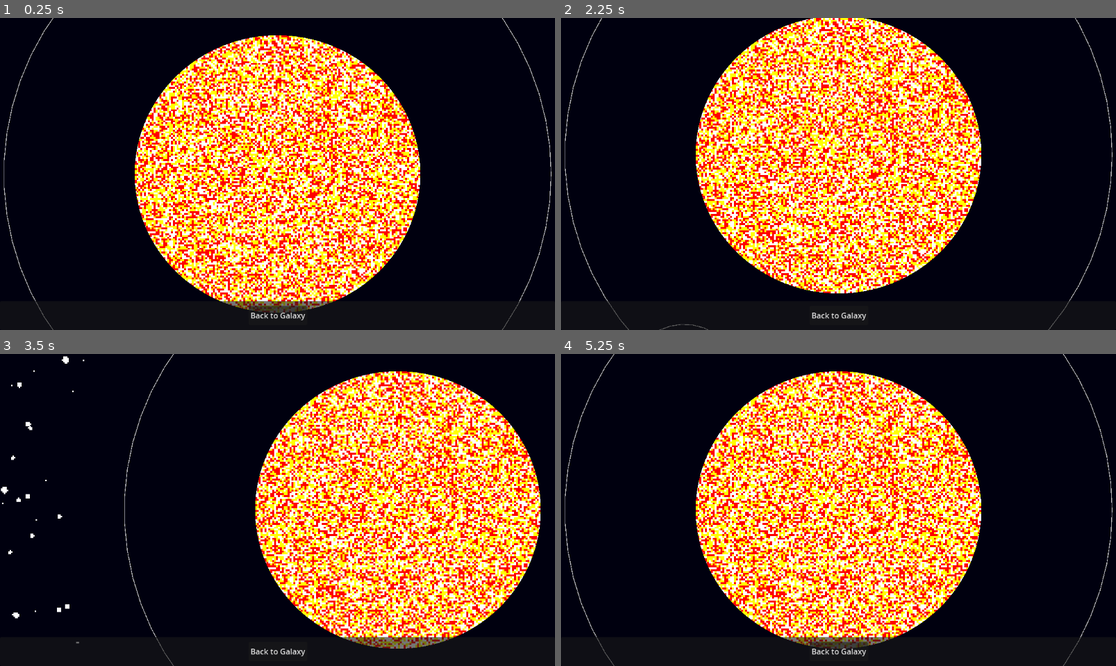
Above: before the commit, frames 1-4 (two rows, left to right).
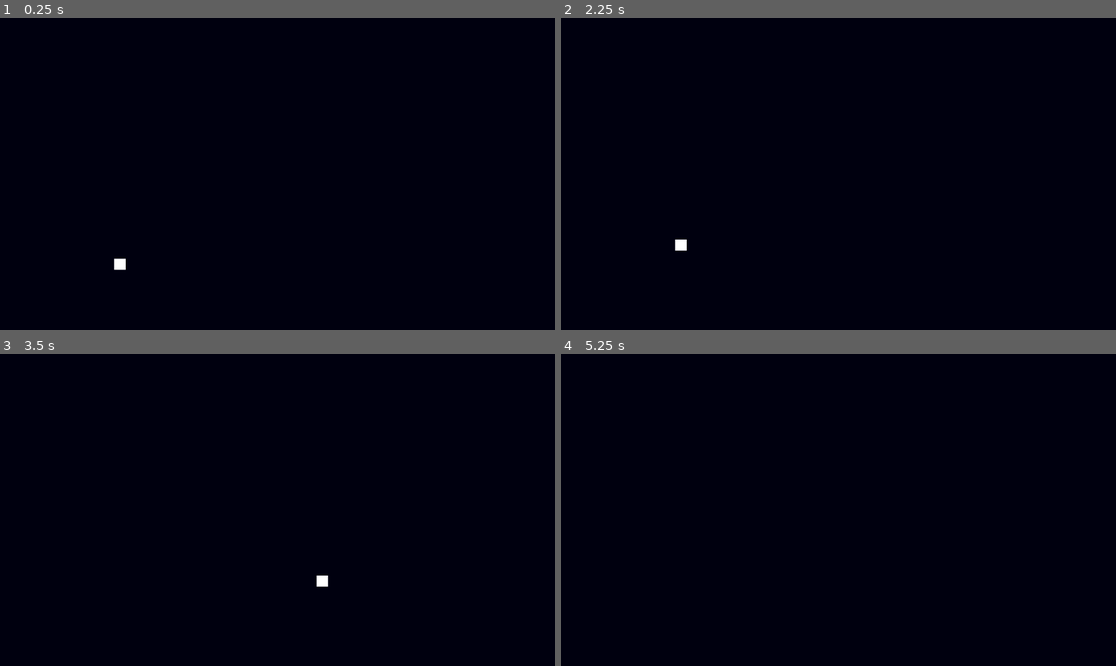
Above: after the commit, the same moments.

Repository: indifferenteye/hegswarm
Game: Godot game, scene res://scenes/galaxy.tscn
Two runs of this game, one before a commit and one after it. Both use one fixed random seed, a clock stepped at 60 frames per second and the inputs below.
Inputs (mouse positions are in pixels of both pictures, inside the frame that each line leads up to):
- Up to frame 1 (0.25 s): no input
- Up to frame 2 (2.25 s): click (838, 314) at 0.5 s, where only the run before the commit has a clickable "Back to Galaxy"; tap Enter at 1.25 s; move the mouse to (1049, 245) at 1.27 s; hold Space (toggle_star_system) 1.28-2.03 s; click (1049, 245) at 1.42 s; move the mouse to (727, 189) at 2.02 s; tap S (camera_move_down) at 2.1 s; click (727, 189) at 2.17 s
- Up to frame 3 (3.5 s): tap Space (toggle_star_system) at 2.3, 3.05 s; tap Enter at 2.75 s; move the mouse to (488, 581) at 2.77 s; hold A (camera_move_left) from 2.78 s (still down); click (488, 581) at 2.92 s
- Up to frame 4 (5.25 s): move the mouse to (810, 572) at 3.52 s; release A (camera_move_left) at 3.53 s; tap D (camera_move_right) at 3.6 s; click (810, 572) at 3.67 s; tap Space (toggle_star_system) at 3.8, 4.25, 4.55, 5.1 s; move the mouse to (1049, 581) at 4.27 s; hold W (camera_move_up) 4.28-5.03 s; click (1049, 581) at 4.42 s; move the mouse to (1049, 662) at 5.02 s; click (1049, 662) at 5.17 s

The runs differ from the first frame. In frame 1, 37% of the frame differs, in the area x 0-100%, y 0-100%; in frame 2, 37%; in frame 3, 37%; in frame 4, 37%.
Error after the commit: Parse Error: Class "DroneManager" hides an autoload singleton. (res://scripts/world/drone_manager.gd:3)

Commit message:
Add drone manager autoload

Diff:
--- a/project.godot
+++ b/project.godot
@@ -18,6 +18,7 @@
 [autoload]
 
 Globals="*res://scripts/world/globals.gd"
+DroneManager="*res://scripts/world/drone_manager.gd"
 
 [input]
 
--- a/scripts/entities/star.gd
+++ b/scripts/entities/star.gd
@@ -14,22 +14,12 @@
 ## Handles mouse input on the star. When the player left-clicks the star, the
 ## scene changes to the star system view.
 func _update_star_counts() -> void:
-    var counts: Dictionary = {}
-    for d in get_tree().get_nodes_in_group("galaxy_drone"):
-        if "belongs_to_star_seed" in d:
-            var s = d.belongs_to_star_seed
-            if not counts.has(s):
-                counts[s] = {}
-            var t_counts: Dictionary = counts[s]
-            var t := Globals.GALAXY_DRONE_SCENE_PATH
-            t_counts[t] = t_counts.get(t, 0) + 1
-            counts[s] = t_counts
-    Globals.star_drone_counts = counts
+    DroneManager.record_star_drones(self)
 
 func _on_star_clicked(event: InputEvent) -> void:
     _update_star_counts()
     var drones := get_tree().get_nodes_in_group("galaxy_drone")
-    var counts  = Globals.star_drone_counts.get(seed, {})
+    var counts  = DroneManager.star_drone_counts.get(seed, {})
     var near_count : int = counts.get(Globals.GALAXY_DRONE_SCENE_PATH, 0)
     var first_near_drone: Node2D = null
     for d in drones:
--- /dev/null
+++ b/scripts/world/drone_manager.gd
@@ -0,0 +1,124 @@
+extends Node
+
+class_name DroneManager
+
+##
+## Maintains drone counts and positions between scenes.
+## Scenes should call the record_* functions when exiting and the
+## spawn_* counterparts when entering so drones persist across
+## galaxy, star system and space scenes.
+##
+
+var system_drone_positions: Array = []
+var star_drone_counts: Dictionary = {}
+var space_drone_positions: Array = []
+
+const PathLine = preload("res://scripts/utils/path_line.gd")
+
+func record_space_drones(space_node: Node2D) -> void:
+    var BeltManager = preload("res://scripts/utils/belt_manager.gd")
+    BeltManager.record_belt_state(space_node, space_node.drone_scene)
+    var positions: Array = []
+    for d in space_node.get_tree().get_nodes_in_group("drone"):
+        positions.append(Globals.space_origin + d.position / 10)
+    system_drone_positions = positions
+
+func spawn_space_drones(space_node: Node2D) -> void:
+    if space_node.drone_scene == null:
+        return
+    var belt_seed := Globals.space_belt_seed
+    var key := str(Globals.star_seed) + "_" + str(belt_seed)
+    var drone_positions := space_drone_positions.duplicate()
+    var counts: Dictionary = Globals.belt_drones.get(key, {})
+    for scene_path in counts.keys():
+        var scene := load(scene_path)
+        if scene == null:
+            continue
+        for i in range(int(counts[scene_path])):
+            var d: Node2D = scene.instantiate()
+            space_node.add_child(d)
+            var pos := Vector2.ZERO
+            if drone_positions.size() > 0:
+                pos = drone_positions.pop_front() * 10
+            d.position = pos
+            d.scale *= 10
+            d.add_to_group("drone")
+            d.set_meta("scene_path", scene_path)
+            if "cluster_scene" in d and "material_cluster_scene" in space_node:
+                d.cluster_scene = space_node.material_cluster_scene
+    for pos in drone_positions:
+        var d: Node2D = space_node.drone_scene.instantiate()
+        space_node.add_child(d)
+        d.position = pos * 10
+        d.scale *= 10
+        d.add_to_group("drone")
+        d.set_meta("scene_path", space_node.drone_scene.resource_path)
+        if "cluster_scene" in d and "material_cluster_scene" in space_node:
+            d.cluster_scene = space_node.material_cluster_scene
+    space_drone_positions = []
+
+func record_star_drones(source: Node) -> void:
+    if source.has_method("get_drones"):
+        var count := 0
+        for d in source.get_drones():
+            count += 1
+        var star_counts: Dictionary = star_drone_counts.get(Globals.star_seed, {})
+        star_counts[Globals.GALAXY_DRONE_SCENE_PATH] = count
+        star_drone_counts[Globals.star_seed] = star_counts
+        return
+    var counts: Dictionary = {}
+    for d in source.get_tree().get_nodes_in_group("galaxy_drone"):
+        if not ("belongs_to_star_seed" in d):
+            continue
+        var seed = d.belongs_to_star_seed
+        if not counts.has(seed):
+            counts[seed] = {}
+        var type_counts: Dictionary = counts[seed]
+        var t := Globals.GALAXY_DRONE_SCENE_PATH
+        type_counts[t] = type_counts.get(t, 0) + 1
+        counts[seed] = type_counts
+    star_drone_counts = counts
+
+func spawn_star_drones(manager: Node) -> void:
+    if not manager.has_method("drone_scene"):
+        return
+    var drone_scene = manager.drone_scene
+    var planets = manager.planets
+    if drone_scene == null or planets.is_empty():
+        return
+    manager.path_lines.clear()
+    if system_drone_positions.size() > 0:
+        for pos in system_drone_positions:
+            var d: Node2D = drone_scene.instantiate()
+            manager.add_child(d)
+            d.add_to_group("drone")
+            d.set_meta("scene_path", drone_scene.resource_path)
+            d.position = pos
+            manager.drones.append(d)
+            manager.drone_targets.append(d.position)
+            var line: Node2D = PathLine.new()
+            line.set_as_top_level(true)
+            line.visible = false
+            manager.add_child(line)
+            manager.path_lines.append(line)
+        system_drone_positions = []
+        Globals.entering_drone_count = 0
+        return
+    var count := Globals.entering_drone_count
+    if count <= 0:
+        return
+    for i in range(count):
+        var d: Node2D = drone_scene.instantiate()
+        manager.add_child(d)
+        d.add_to_group("drone")
+        d.set_meta("scene_path", drone_scene.resource_path)
+        var planet: Node2D = planets[manager.rng.randi_range(0, planets.size() - 1)]
+        d.position = planet.position + Vector2(20, 0).rotated(manager.rng.randf() * TAU)
+        manager.drones.append(d)
+        manager.drone_targets.append(d.position)
+        var line: Node2D = PathLine.new()
+        line.set_as_top_level(true)
+        line.visible = false
+        manager.add_child(line)
+        manager.path_lines.append(line)
+    Globals.entering_drone_count = 0
--- a/scripts/world/globals.gd
+++ b/scripts/world/globals.gd
@@ -14,22 +14,16 @@
 const GALAXY_DRONE_SCENE_PATH := "res://assets/drones/galaxy_drone.tscn"
 ## Number of drones that should spawn in the next opened star system.
 var entering_drone_count: int = 0
-## Mapping from star seeds to dictionaries storing drone type counts.
-var star_drone_counts: Dictionary = {}
 ## Positions of asteroids passed to the space scene.
 var space_asteroid_positions: Array = []
 ## Seeds of asteroids passed to the space scene.
 var space_asteroid_seeds: Array = []
-## Relative positions of drones passed to the space scene.
-var space_drone_positions: Array = []
 ## Position where the galaxy drone should reappear when returning from a star system.
 var galaxy_drone_position: Vector2 = Vector2.ZERO
 ## Number of drones that should reappear in the galaxy scene.
 var returning_drone_count: int = 0
 ## Star-system coordinates of the asteroid clicked to open the space scene.
 var space_origin: Vector2 = Vector2.ZERO
-## Absolute positions of drones to restore when returning from the space scene.
-var system_drone_positions: Array = []
 ## Path to the space scene file.
 const SPACE_SCENE_PATH := "res://scenes/space.tscn"
 
--- a/scripts/world/space.gd
+++ b/scripts/world/space.gd
@@ -46,34 +46,7 @@
     Globals.space_asteroid_positions = []
     Globals.space_asteroid_seeds = []
 
-    var drone_positions := Globals.space_drone_positions
-    var counts: Dictionary = Globals.belt_drones.get(key, {})
-    for scene_path in counts.keys():
-        var scene := load(scene_path)
-        if scene == null:
-            continue
-        for i in range(int(counts[scene_path])):
-            var d: Node2D = scene.instantiate()
-            add_child(d)
-            var pos := Vector2.ZERO
-            if drone_positions.size() > 0:
-                pos = drone_positions.pop_front() * 10
-            d.position = pos
-            d.scale *= 10
-            d.add_to_group("drone")
-            d.set_meta("scene_path", scene_path)
-            if "cluster_scene" in d:
-                d.cluster_scene = material_cluster_scene
-    for pos in drone_positions:
-        var d: Node2D = drone_scene.instantiate()
-        add_child(d)
-        d.position = pos * 10
-        d.scale *= 10
-        d.add_to_group("drone")
-        d.set_meta("scene_path", drone_scene.resource_path)
-        if "cluster_scene" in d:
-            d.cluster_scene = material_cluster_scene
-    Globals.space_drone_positions = []
+    DroneManager.spawn_space_drones(self)
 
 
 func _draw() -> void:
@@ -195,8 +168,4 @@
     Globals.belt_mining_percent[key] = clamp(mined, 0.0, 1.0)
 
 func _save_system_drone_positions() -> void:
-    BeltManager.record_belt_state(self, drone_scene)
-    var positions: Array = []
-    for d in get_tree().get_nodes_in_group("drone"):
-        positions.append(Globals.space_origin + d.position / 10)
-    Globals.system_drone_positions = positions
+    DroneManager.record_space_drones(self)
--- a/scripts/world/star_system.gd
+++ b/scripts/world/star_system.gd
@@ -187,7 +187,7 @@
     for d in drone_manager.get_drones():
         if d.global_position.distance_to(click_pos) <= asteroid_load_radius:
             drone_positions.append(d.global_position - click_pos)
-    Globals.space_drone_positions = drone_positions
+    DroneManager.space_drone_positions = drone_positions
 
     get_tree().change_scene_to_file(Globals.SPACE_SCENE_PATH)
 
@@ -199,9 +199,7 @@
             for d in drone_manager.get_drones():
                 count += 1
         Globals.returning_drone_count = count
-        var star_counts: Dictionary = Globals.star_drone_counts.get(Globals.star_seed, {})
-        star_counts[Globals.GALAXY_DRONE_SCENE_PATH] = count
-        Globals.star_drone_counts[Globals.star_seed] = star_counts
+        DroneManager.record_star_drones(drone_manager)
         get_tree().change_scene_to_file(Globals.GALAXY_SCENE_PATH)
     elif event is InputEventMouseButton:
         if event.button_index == MOUSE_BUTTON_LEFT:
@@ -230,16 +228,11 @@
 
 
 ## Saves the current number of drones in this star system to
-## `Globals.star_drone_counts` so they can be respawned later.
+## `DroneManager.star_drone_counts` so they can be respawned later.
 func _record_star_system_drones() -> void:
     if drone_manager == null:
         return
-    var count := 0
-    for d in drone_manager.get_drones():
-        count += 1
-    var star_counts: Dictionary = Globals.star_drone_counts.get(Globals.star_seed, {})
-    star_counts[Globals.GALAXY_DRONE_SCENE_PATH] = count
-    Globals.star_drone_counts[Globals.star_seed] = star_counts
+    DroneManager.record_star_drones(drone_manager)
 
 func _on_back_button_pressed() -> void:
     var count := 0
@@ -248,4 +241,5 @@
             if "storeable_amount" in d and d.storeable_amount > 0:
                 count += 1
     Globals.returning_drone_count = count
+    DroneManager.record_star_drones(drone_manager)
     get_tree().change_scene_to_file(Globals.GALAXY_SCENE_PATH)
--- a/scripts/world/star_system_drone_manager.gd
+++ b/scripts/world/star_system_drone_manager.gd
@@ -57,45 +57,4 @@
                 line.visible = false
 
 func _spawn_drones() -> void:
-    if drone_scene == null or planets.is_empty():
-        return
-
-    path_lines.clear()
-
-    if Globals.system_drone_positions.size() > 0:
-        for pos in Globals.system_drone_positions:
-            var d: Node2D = drone_scene.instantiate()
-            add_child(d)
-            d.add_to_group("drone")
-            d.set_meta("scene_path", drone_scene.resource_path)
-            d.position = pos
-            drones.append(d)
-            drone_targets.append(d.position)
-            var line: Node2D = PathLine.new()
-            line.set_as_top_level(true)
-            line.visible = false
-            add_child(line)
-            path_lines.append(line)
-        Globals.system_drone_positions = []
-        Globals.entering_drone_count = 0
-        return
-
-    var count := Globals.entering_drone_count
-    if count <= 0:
-        return
-
-    for i in range(count):
-        var d: Node2D = drone_scene.instantiate()
-        add_child(d)
-        d.add_to_group("drone")
-        d.set_meta("scene_path", drone_scene.resource_path)
-        var planet: Node2D = planets[rng.randi_range(0, planets.size() - 1)]
-        d.position = planet.position + Vector2(20, 0).rotated(rng.randf() * TAU)
-        drones.append(d)
-        drone_targets.append(d.position)
-        var line: Node2D = PathLine.new()
-        line.set_as_top_level(true)
-        line.visible = false
-        add_child(line)
-        path_lines.append(line)
-    Globals.entering_drone_count = 0
+    DroneManager.spawn_star_drones(self)
--- a/scripts/world/world_generation.gd
+++ b/scripts/world/world_generation.gd
@@ -84,34 +84,23 @@
         star.mark_as_last_visited()
 
 ## Records how many drones are currently present in each star.
-## Populates `Globals.star_drone_counts` with a mapping from star seed to a
+## Populates `DroneManager.star_drone_counts` with a mapping from star seed to a
 ## dictionary of drone scene paths and counts.
 func _record_galaxy_drone_counts() -> void:
-    var counts: Dictionary = {}
-    for d in get_tree().get_nodes_in_group("galaxy_drone"):
-        if not ("belongs_to_star_seed" in d):
-            continue
-        var seed = d.belongs_to_star_seed
-        if not counts.has(seed):
-            counts[seed] = {}
-        var type_counts: Dictionary = counts[seed]
-        var t := Globals.GALAXY_DRONE_SCENE_PATH
-        type_counts[t] = type_counts.get(t, 0) + 1
-        counts[seed] = type_counts
-    Globals.star_drone_counts = counts
+    DroneManager.record_star_drones(self)
 
-## Spawns galaxy drones around each star based on `Globals.star_drone_counts`.
+## Spawns galaxy drones around each star based on `DroneManager.star_drone_counts`.
 ## Drones are instantiated from `drone_scene` and given their stored
 ## `belongs_to_star_seed` metadata.
 func _spawn_all_drones() -> void:
     if drone_scene == null:
         return
 
-    for seed in Globals.star_drone_counts.keys():
+    for seed in DroneManager.star_drone_counts.keys():
         var star := _get_star_by_seed(int(seed))
         if star == null:
             continue
-        var type_counts: Dictionary = Globals.star_drone_counts[seed]
+        var type_counts: Dictionary = DroneManager.star_drone_counts[seed]
         var count : int = type_counts.get(Globals.GALAXY_DRONE_SCENE_PATH, 0)
         for i in range(count):
             var d: Node2D = drone_scene.instantiate()
@@ -158,7 +147,7 @@
 ## loading the new scene.
 func _open_star_system(seed_to_open: int) -> void:
     _record_galaxy_drone_counts()
-    var counts = Globals.star_drone_counts.get(seed_to_open, {})
+    var counts = DroneManager.star_drone_counts.get(seed_to_open, {})
     Globals.entering_drone_count = counts.get(Globals.GALAXY_DRONE_SCENE_PATH, 0)
     if Globals.first_load and Globals.entering_drone_count == 0:
         Globals.entering_drone_count = 1
